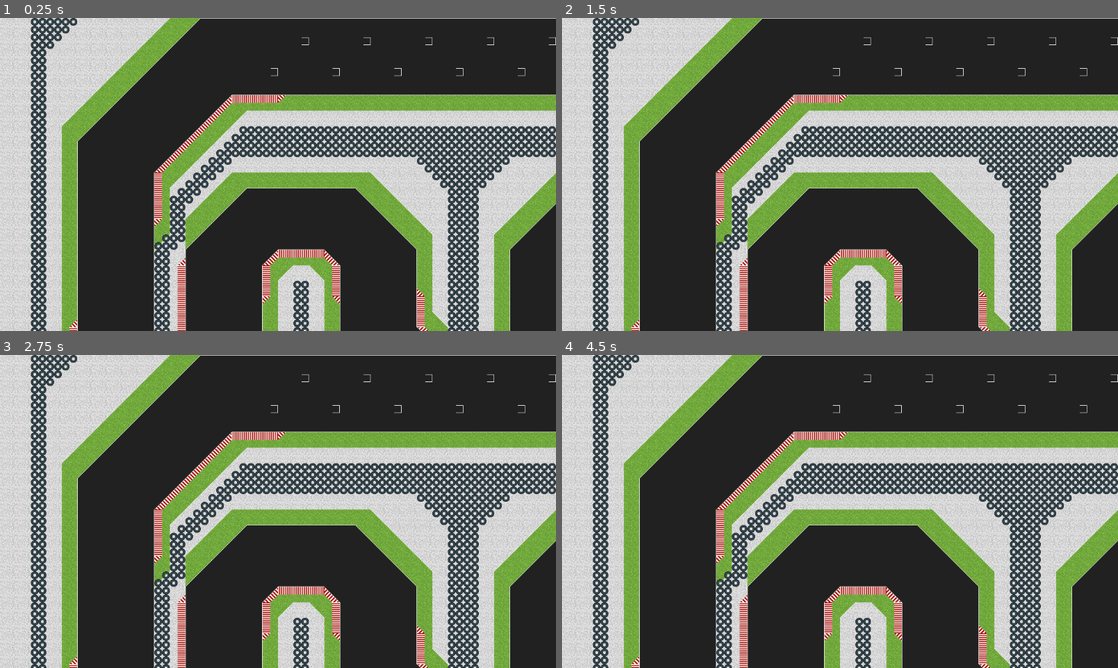
Above: before the commit, frames 1-4 (two rows, left to right).
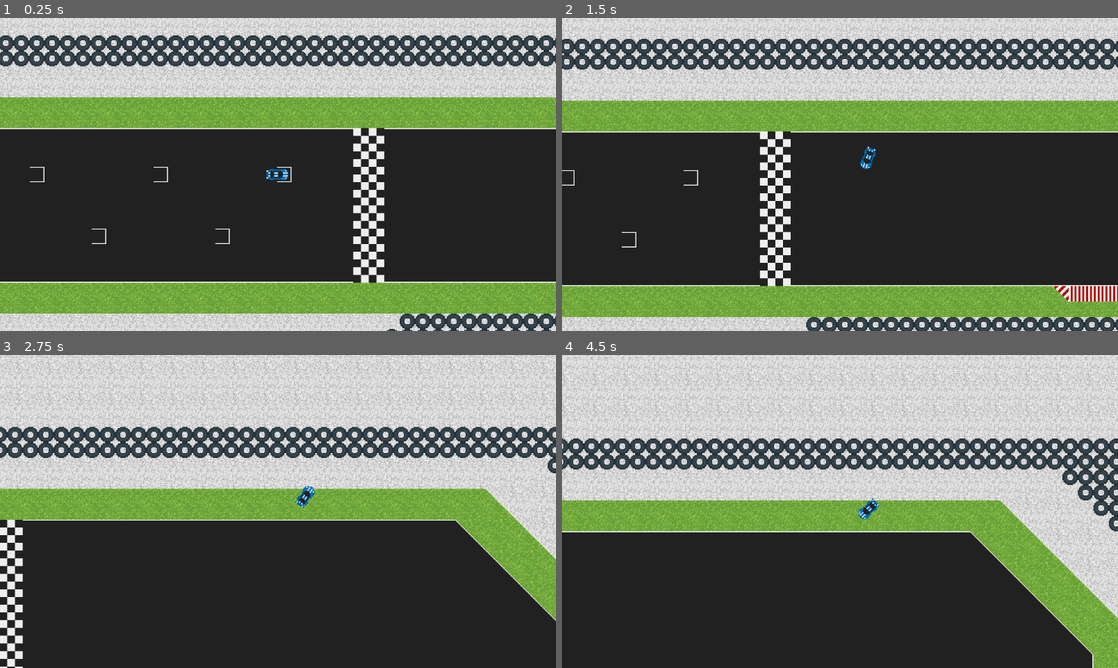
Above: after the commit, the same moments.

Repository: rocketCarlos/DriftingAcademy
Game: Godot game, scene res://scenes/circuits/circuit_1.tscn
Two runs of this game, one before a commit and one after it. Both use one fixed random seed, a clock stepped at 60 frames per second and the inputs below. This scene is started directly instead of the project's main scene.
Inputs (mouse positions are in pixels of both pictures, inside the frame that each line leads up to):
- Up to frame 1 (0.25 s): no input
- Up to frame 2 (1.5 s): tap Enter at 0.5 s; move the mouse to (962, 158) at 0.52 s; press the mouse at (962, 158) at 0.53 s; move the mouse to (728, 190) at 1.27 s; release the mouse at (728, 190) at 1.28 s; click (728, 190) at 1.35 s
- Up to frame 3 (2.75 s): move the mouse to (333, 442) at 2.02 s; press the mouse at (333, 442) at 2.03 s
- Up to frame 4 (4.5 s): move the mouse to (812, 574) at 2.77 s; release the mouse at (812, 574) at 2.78 s; click (812, 574) at 2.85 s; tap Space at 3.5 s; move the mouse to (1006, 558) at 3.52 s; press the mouse at (1006, 558) at 3.53 s; move the mouse to (673, 464) at 4.27 s; release the mouse at (673, 464) at 4.28 s; click (673, 464) at 4.35 s

The runs differ from the first frame. In frame 1, 73% of the frame differs, in the area x 0-100%, y 0-100%; in frame 2, 73%; in frame 3, 67%; in frame 4, 68%.

Commit message:
Fix and refactor race time UI

Diff:
--- a/scenes/Game.gd
+++ b/scenes/Game.gd
@@ -9,24 +9,15 @@
 
 @onready var game_subviewport = $Game/SubViewportContainer/SubViewport
 
-
-@export var car: PackedScene
-var car_instance
-
 var levels = [preload("res://scenes/circuits/circuit_1.tscn")]
 var current_level: int
 
 func _ready() -> void:
-	car_instance = car.instantiate()
 	Globals.all_laps_completed.connect(_on_all_laps_completed)
 
 #region signal functions
 func _on_play_button_button_clicked() -> void:
 	await do_screen_transition(main_menu, pre_game_menu)
-
-	pre_game_menu.add_child(car_instance)
-	car_instance.position = pre_game_menu.car_position.position
-	car_instance.current_state = car_instance.STATE.SKIN_SELECT
 
 
 func _on_pre_game_menu_clicked_go_drift(selected_level: int) -> void:
@@ -36,10 +27,6 @@
 		await do_screen_transition(pre_game_menu, null)
 		var level = levels[selected_level].instantiate()
 		game_subviewport.add_child(level)
-		car_instance.reparent(level)
-		car_instance.position = level.initial_car_position.position
-		car_instance.current_state = car_instance.STATE.PLAY
-		car_instance.rotation = PI/2
 
 
 func _on_all_laps_completed(all_times: Array[String], total_time: String) -> void:
@@ -56,13 +43,12 @@
 
 func _on_times_screen_clicked_choose_level() -> void:
 	await do_screen_transition(times_menu, pre_game_menu)
-	#TODO: manage car instances
-	car_instance.position = pre_game_menu.car_position.position
-	car_instance.current_state = car_instance.STATE.SKIN_SELECT
 
 
 func _on_times_screen_clicked_play_again() -> void:
-	_on_pre_game_menu_clicked_go_drift(current_level)
+	await do_screen_transition(times_menu, null)
+	var level = levels[current_level].instantiate()
+	game_subviewport.add_child(level)
 
 #endregion
 
--- a/scenes/Game.tscn
+++ b/scenes/Game.tscn
@@ -1,7 +1,6 @@
-[gd_scene load_steps=7 format=3 uid="uid://bikjv2tee5c68"]
+[gd_scene load_steps=6 format=3 uid="uid://bikjv2tee5c68"]
 
 [ext_resource type="Script" uid="uid://dehijf4vgur2x" path="res://scenes/Game.gd" id="1_s0nni"]
-[ext_resource type="PackedScene" uid="uid://b6okt6e314s81" path="res://scenes/car/car.tscn" id="2_aug50"]
 [ext_resource type="PackedScene" uid="uid://dfhxi2tmvyfhm" path="res://scenes/RaceUI/race_ui.tscn" id="3_kiw3p"]
 [ext_resource type="PackedScene" uid="uid://dbh0hvgriey5t" path="res://scenes/menu/menu_ui.tscn" id="4_400sg"]
 [ext_resource type="PackedScene" uid="uid://bgonoh37d21ge" path="res://scenes/pre_game_menu/pre_game_menu.tscn" id="5_g4kob"]
@@ -9,7 +8,6 @@
 
 [node name="Game" type="Node2D"]
 script = ExtResource("1_s0nni")
-car = ExtResource("2_aug50")
 
 [node name="Game" type="CanvasLayer" parent="."]
 
--- a/scenes/RaceUI/race_ui.gd
+++ b/scenes/RaceUI/race_ui.gd
@@ -32,6 +32,9 @@
 	if current_lap == total_laps:
 		Globals.all_laps_completed.emit(all_times, str(total_time).pad_decimals(2))
 		track_time = false
+		time_label.text = 'Cross the finish line to start!'
+		speed_label.text = '0'
+		current_lap = 1
 	else:
 		current_lap += 1
 
--- a/scenes/car/car.gd
+++ b/scenes/car/car.gd
@@ -9,8 +9,6 @@
 @onready var skin_f1 = $Skins/F1Car
 @onready var skin_pointy = $Skins/PointyCar
 @onready var skin_chev = $Skins/ChevCar
-
-@onready var skin_selector = $SkinSelector
 
 @onready var camera = $Camera
 
@@ -47,8 +45,7 @@
 
 #region states
 enum STATE {
-	PLAY,
-	SKIN_SELECT
+	PLAY
 }
 
 @export var current_state: STATE
@@ -124,15 +121,7 @@
 			move_and_slide()
 
 func _process(delta: float) -> void:
-	match current_state:
-		STATE.SKIN_SELECT:
-			skin_selector.show()
-			scale = Vector2(7, 7)
-			camera.enabled = false
-		STATE.PLAY:
-			scale = Vector2(1, 1)
-			skin_selector.hide()
-			camera.enabled = true
+	pass
 
 
 #region utility functions
@@ -186,18 +175,3 @@
 		wheels[i] = get_node(node_path+str(i+1))
 
 #endregion
-
-#region signal functions
-
-func _on_left_button_clicked() -> void:
-	var skin_values = SKIN.values()
-	var current_idx = skin_values.find(current_skin)
-	update_skin(skin_values[(current_idx + skin_values.size() - 1) % skin_values.size()])
-
-
-func _on_right_button_clicked() -> void:
-	var skin_values = SKIN.values()
-	var current_idx = skin_values.find(current_skin)
-	update_skin(skin_values[(current_idx + 1) % skin_values.size()])
-
-#endregion
--- a/scenes/car/car.tscn
+++ b/scenes/car/car.tscn
@@ -1,11 +1,10 @@
-[gd_scene load_steps=10 format=3 uid="uid://b6okt6e314s81"]
+[gd_scene load_steps=9 format=3 uid="uid://b6okt6e314s81"]
 
 [ext_resource type="Script" uid="uid://bfju8h2ylbkyw" path="res://scenes/car/car.gd" id="1_yhfra"]
 [ext_resource type="Texture2D" uid="uid://dr2s0r3t777kg" path="res://assets/cars/sportscar1.png" id="2_rytg7"]
 [ext_resource type="Texture2D" uid="uid://dweki23u8fxpn" path="res://assets/cars/f1car.png" id="3_tcn38"]
 [ext_resource type="Texture2D" uid="uid://db42pl3tm743q" path="res://assets/cars/pointy.png" id="4_b3ski"]
 [ext_resource type="Texture2D" uid="uid://f1li3q6unloe" path="res://assets/cars/chev.png" id="5_u0012"]
-[ext_resource type="PackedScene" uid="uid://dmtyx5x1hy1oh" path="res://scenes/text_button/text_button.tscn" id="6_b3ski"]
 
 [sub_resource type="RectangleShape2D" id="RectangleShape2D_x7uf8"]
 size = Vector2(10, 19.5)
@@ -123,47 +122,3 @@
 drag_top_margin = 0.1
 drag_right_margin = 0.1
 drag_bottom_margin = 0.1
-
-[node name="SkinSelector" type="Control" parent="."]
-layout_mode = 3
-anchors_preset = 8
-anchor_left = 0.5
-anchor_top = 0.5
-anchor_right = 0.5
-anchor_bottom = 0.5
-offset_left = -23.0
-offset_top = -12.0
-offset_right = 105.0
-offset_bottom = 46.0
-grow_horizontal = 2
-grow_vertical = 2
-scale = Vector2(0.36, 0.36)
-
-[node name="Left" parent="SkinSelector" instance=ExtResource("6_b3ski")]
-layout_mode = 1
-anchors_preset = 4
-anchor_top = 0.5
-anchor_bottom = 0.5
-offset_top = -32.5
-offset_right = 33.0
-offset_bottom = 32.5
-grow_vertical = 2
-text = "<"
-
-[node name="Right" parent="SkinSelector" instance=ExtResource("6_b3ski")]
-layout_mode = 1
-anchors_preset = 6
-anchor_left = 1.0
-anchor_top = 0.5
-anchor_right = 1.0
-anchor_bottom = 0.5
-offset_left = -33.0
-offset_top = -32.5
-offset_right = 0.0
-offset_bottom = 32.5
-grow_horizontal = 0
-grow_vertical = 2
-text = ">"
-
-[connection signal="button_clicked" from="SkinSelector/Left" to="." method="_on_left_button_clicked"]
-[connection signal="button_clicked" from="SkinSelector/Right" to="." method="_on_right_button_clicked"]
--- a/scenes/circuits/circuit_1.gd
+++ b/scenes/circuits/circuit_1.gd
@@ -1,12 +1,17 @@
 extends Node2D
 
 @onready var circuit_tileset = $road_layout
-@onready var initial_car_position = $InitialCarPosition
 @onready var initial_colliders = $InitialColliders
+@onready var car = $Car
 
 func _ready() -> void:
 	Globals.circuit_tileset = circuit_tileset
 	Globals.first_lap_start.connect(_on_first_lap_start)
+	Globals.all_laps_completed.connect(_on_all_laps_completed)
+	car.update_skin(Globals.car_skin)
 
 func _on_first_lap_start() -> void:
 	initial_colliders.queue_free()
+
+func _on_all_laps_completed(all_times, total_times) -> void:
+	queue_free()
--- a/scenes/circuits/circuit_1.tscn
+++ b/scenes/circuits/circuit_1.tscn
@@ -1,8 +1,9 @@
-[gd_scene load_steps=9 format=4 uid="uid://gu7b6dlpsosn"]
+[gd_scene load_steps=10 format=4 uid="uid://gu7b6dlpsosn"]
 
 [ext_resource type="TileSet" uid="uid://dq8qx8e3ba3np" path="res://scenes/circuits/circuit_ts.tres" id="1_7h5ry"]
 [ext_resource type="Script" uid="uid://c1ovqammhgjse" path="res://scenes/circuits/circuit_1.gd" id="1_dgnbp"]
 [ext_resource type="Script" uid="uid://bghnjwbvoj5cy" path="res://scenes/circuits/RaceCheckpoints.gd" id="3_58c8f"]
+[ext_resource type="PackedScene" uid="uid://b6okt6e314s81" path="res://scenes/car/car.tscn" id="4_tydxh"]
 
 [sub_resource type="SegmentShape2D" id="SegmentShape2D_tydxh"]
 b = Vector2(0, 276)
@@ -62,8 +63,8 @@
 position = Vector2(-1058, 280)
 shape = SubResource("SegmentShape2D_xynrp")
 
-[node name="InitialCarPosition" type="Node2D" parent="."]
-position = Vector2(1141, 48)
+[node name="Car" parent="." instance=ExtResource("4_tydxh")]
+position = Vector2(1138, 48)
 rotation = 1.5708
 
 [node name="InitialColliders" type="StaticBody2D" parent="."]
--- a/scenes/globals.gd
+++ b/scenes/globals.gd
@@ -12,3 +12,4 @@
 
 var best_lap: float
 var best_total: float
+var car_skin: int
--- a/scenes/pre_game_menu/pre_game_menu.gd
+++ b/scenes/pre_game_menu/pre_game_menu.gd
@@ -1,9 +1,35 @@
 extends Control
 
-@onready var car_position = $car_position
 @onready var level_preview = $LevelPreview
+@onready var skin_texture = $SkinSelector/TextureRect
 
 signal clicked_go_drift(level: int)
 
+
+var car_skins = [
+	preload("res://assets/cars/sportscar1.png"),
+	preload("res://assets/cars/f1car.png"),
+	preload("res://assets/cars/pointy.png"),
+	preload("res://assets/cars/chev.png")
+	]
+var current_skin = 0
+
+func _ready() -> void:
+	skin_texture.texture = car_skins[current_skin]
+
+#region signal functions
 func _on_go_drift_button_clicked() -> void:
+	Globals.car_skin = current_skin
 	clicked_go_drift.emit(level_preview.selected_idx)
+
+
+
+func _on_left_button_clicked() -> void:
+	current_skin = (current_skin + car_skins.size() - 1) % car_skins.size()
+	skin_texture.texture = car_skins[current_skin]
+
+func _on_right_button_clicked() -> void:
+	current_skin = (current_skin + 1) % car_skins.size()
+	skin_texture.texture = car_skins[current_skin]
+
+#endregion
--- a/scenes/pre_game_menu/pre_game_menu.tscn
+++ b/scenes/pre_game_menu/pre_game_menu.tscn
@@ -1,9 +1,10 @@
-[gd_scene load_steps=7 format=3 uid="uid://bgonoh37d21ge"]
+[gd_scene load_steps=8 format=3 uid="uid://bgonoh37d21ge"]
 
 [ext_resource type="Script" uid="uid://d4h1vpe7t2lbq" path="res://scenes/pre_game_menu/pre_game_menu.gd" id="1_m747l"]
 [ext_resource type="Texture2D" uid="uid://ddhuoxqehx0xa" path="res://assets/key_art/play-menu.png" id="2_2vxq7"]
 [ext_resource type="PackedScene" uid="uid://dmtyx5x1hy1oh" path="res://scenes/text_button/text_button.tscn" id="3_voanb"]
 [ext_resource type="PackedScene" uid="uid://dmt2fqbeoy23i" path="res://scenes/LevelPreview/level_preview.tscn" id="4_2vxq7"]
+[ext_resource type="Texture2D" uid="uid://f1li3q6unloe" path="res://assets/cars/chev.png" id="4_hv2dh"]
 [ext_resource type="Texture2D" uid="uid://cd2jk5mvubp4k" path="res://assets/circuit-thumbnails/circuit1.png" id="5_la6rw"]
 [ext_resource type="Texture2D" uid="uid://bsiqmasius76x" path="res://assets/circuit-thumbnails/under_construction.png" id="6_hv2dh"]
 
@@ -37,8 +38,59 @@
 grow_vertical = 0
 text = "Go Drift!"
 
-[node name="car_position" type="Node2D" parent="."]
-position = Vector2(288, 293)
+[node name="SkinSelector" type="Control" parent="."]
+layout_mode = 1
+anchors_preset = 4
+anchor_top = 0.5
+anchor_bottom = 0.5
+offset_left = 103.0
+offset_top = -174.0
+offset_right = 465.0
+offset_bottom = 120.0
+grow_vertical = 2
+
+[node name="Left" parent="SkinSelector" instance=ExtResource("3_voanb")]
+layout_mode = 1
+anchors_preset = 4
+anchor_top = 0.5
+anchor_bottom = 0.5
+offset_top = -29.0
+offset_right = 33.0
+offset_bottom = 18.0
+grow_vertical = 2
+text = "<"
+
+[node name="Right" parent="SkinSelector" instance=ExtResource("3_voanb")]
+layout_mode = 1
+anchors_preset = 6
+anchor_left = 1.0
+anchor_top = 0.5
+anchor_right = 1.0
+anchor_bottom = 0.5
+offset_left = -33.0
+offset_top = -32.5
+offset_right = 0.0
+offset_bottom = 32.5
+grow_horizontal = 0
+grow_vertical = 2
+text = ">"
+
+[node name="TextureRect" type="TextureRect" parent="SkinSelector"]
+layout_mode = 1
+anchors_preset = 8
+anchor_left = 0.5
+anchor_top = 0.5
+anchor_right = 0.5
+anchor_bottom = 0.5
+offset_left = -20.0
+offset_top = -20.0
+offset_right = 20.0
+offset_bottom = 20.0
+grow_horizontal = 2
+grow_vertical = 2
+scale = Vector2(7.5, 7.5)
+pivot_offset = Vector2(20, 20)
+texture = ExtResource("4_hv2dh")
 
 [node name="LevelPreview" parent="." instance=ExtResource("4_2vxq7")]
 layout_mode = 1
@@ -51,5 +103,7 @@
 level_names = Array[String](["Drifting's Cradle", "Coming soon!"])
 
 [connection signal="button_clicked" from="GoDrift" to="." method="_on_go_drift_button_clicked"]
+[connection signal="button_clicked" from="SkinSelector/Left" to="." method="_on_left_button_clicked"]
+[connection signal="button_clicked" from="SkinSelector/Right" to="." method="_on_right_button_clicked"]
 
 [editable path="LevelPreview"]
